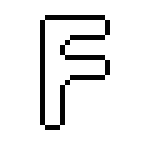
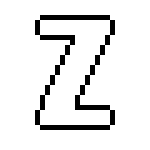
Before/after of a 150 × 150 layered artwork. What changed in the layer stack:
added layer "Layer #26" above "Layer #25" over (x1=35, y1=15, x2=115, y2=130)
hid "Layer #6" over (x1=40, y1=15, x2=110, y2=130)
